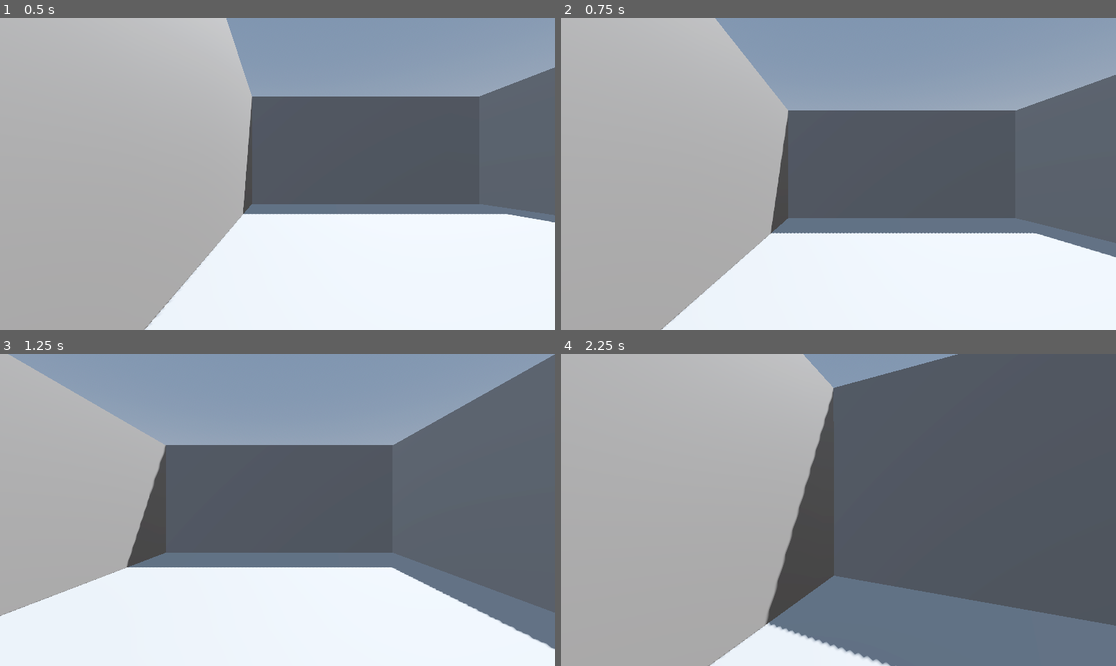
Above: before the commit, frames 1-4 (two rows, left to right).
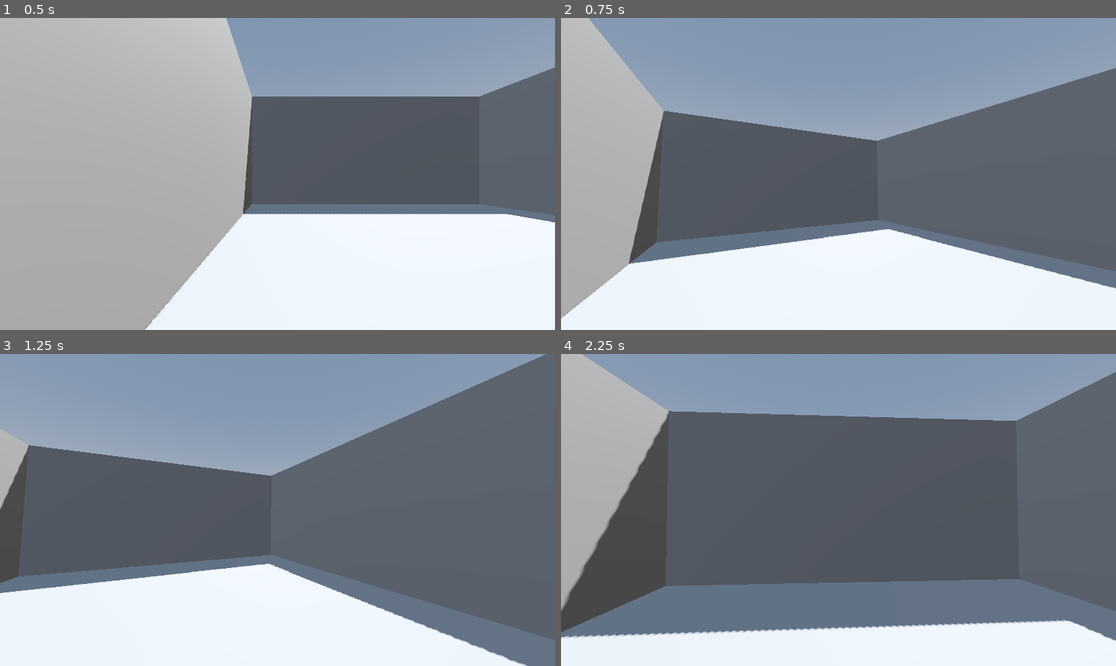
Above: after the commit, the same moments.

Repository: alperenozdnc/alnestan
Game: Godot game, scene res://scenes/main.tscn
Same seed, same stepped clock (60 frames per second), same inputs: the game is played once before the commit and once after it.
Inputs (mouse positions are in pixels of both pictures, inside the frame that each line leads up to):
- Up to frame 1 (0.5 s): no input
- Up to frame 2 (0.75 s): tap Enter (ui_accept) at 0.5 s; move the mouse to (960, 158) at 0.52 s; hold D (move_right) from 0.53 s (still down); click (960, 158) at 0.67 s
- Up to frame 3 (1.25 s): keep holding D (move_right); tap Enter (ui_accept) at 0.77 s
- Up to frame 4 (2.25 s): move the mouse to (810, 510) at 1.27 s; release D (move_right) at 1.28 s; hold W (move_forward) from 1.28 s (still down); click (810, 510) at 1.42 s; tap Enter (ui_accept) at 1.52 s; move the mouse to (849, 503) at 2.02 s; click (849, 503) at 2.17 s

Frame 1 is identical in both runs. In frame 2, 30% of the frame differs, in the area x 0-100%, y 0-100%; in frame 3, 29%; in frame 4, 53%.

Commit message:
refactor(game): focus mouse on scene when initializing

Diff:
--- a/source/scripts/player.gd
+++ b/source/scripts/player.gd
@@ -27,6 +27,8 @@
 @onready var collider: CollisionShape3D = $Collider
 
 func _ready() -> void:
+	capture_mouse()
+
 	look_rotation.y = rotation.y
 	look_rotation.x = head.rotation.x
 
